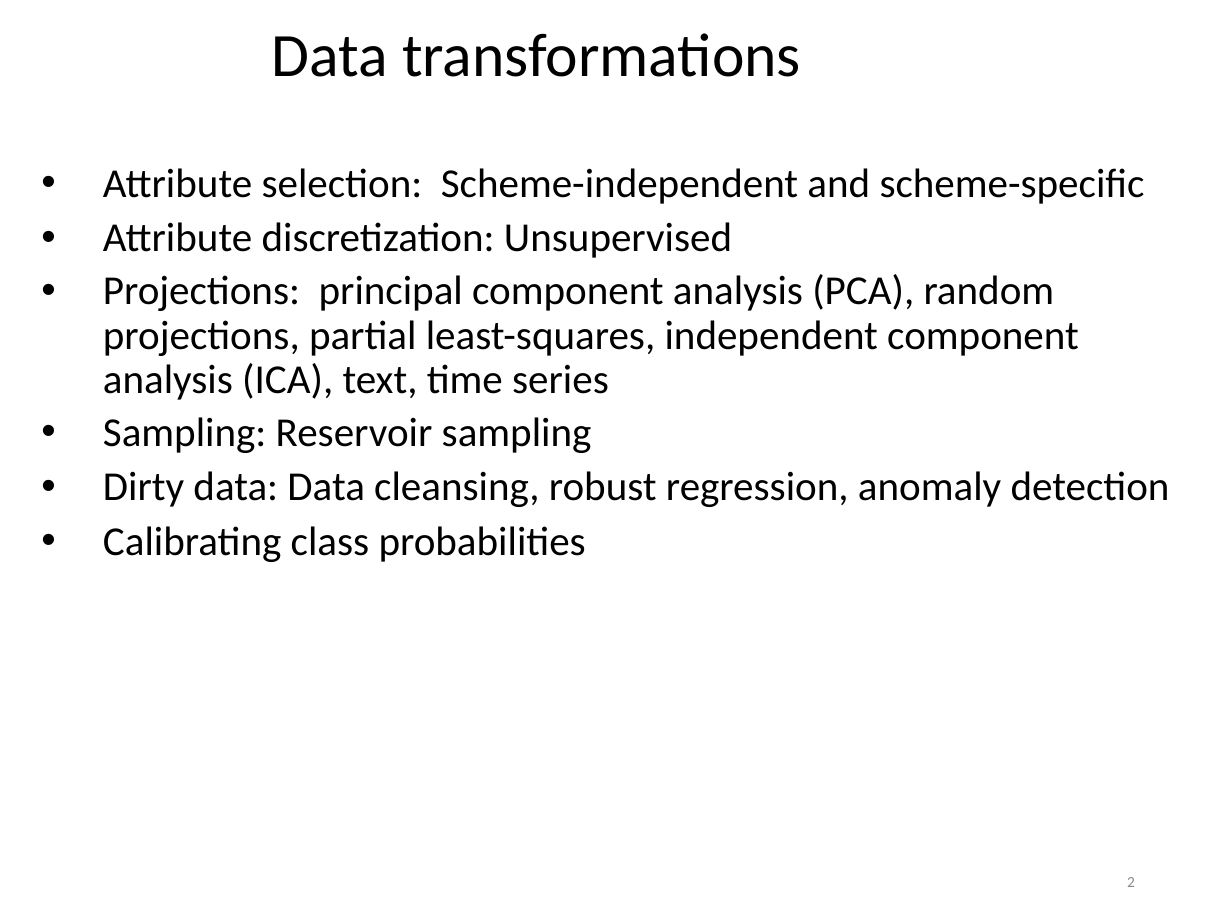
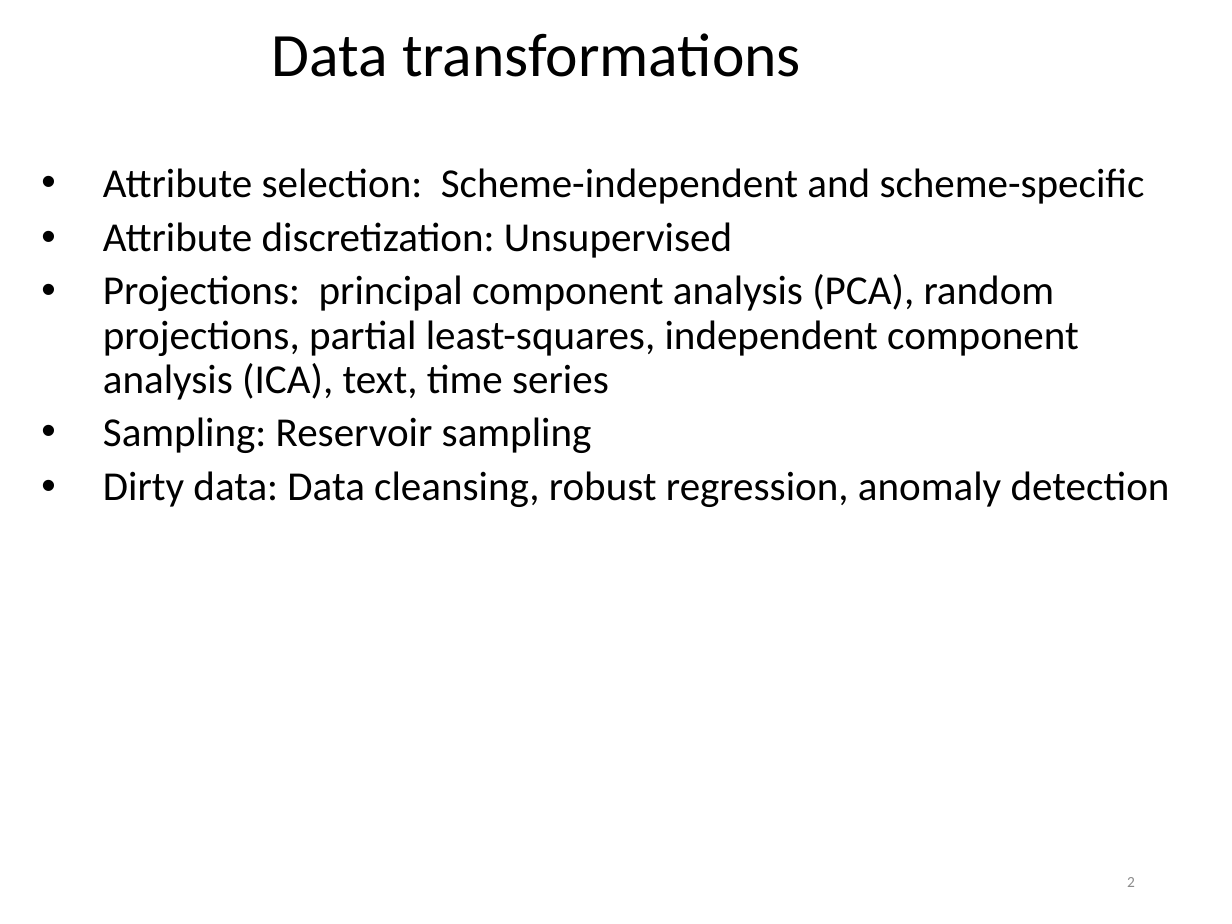
Before and after one commit to khaledmrasheed/khaledmrasheed.github.io, a slide deck: slide 2 of DMcourse/Chapter8.pptx. Drawn at 1232x924 pixels with LibreOffice and Linux fonts; fonts in the diff are those of the drawing. Boxes give left, top, right and bottom in pixels: in the first picture for what was removed or moved away, otherwise in the second. Text is boxed around its words. In the diff, an @@ line names an element or a change of style, - is before the commit and + after.

```diff
--- a/DMcourse/Chapter8.pptx
+++ b/DMcourse/Chapter8.pptx
@@ text at (x1=103, y1=526, x2=586, y2=562): paragraph removed @@
-• Calibrating class probabilities
```
Also in this commit, not shown: 4 slides removed.
